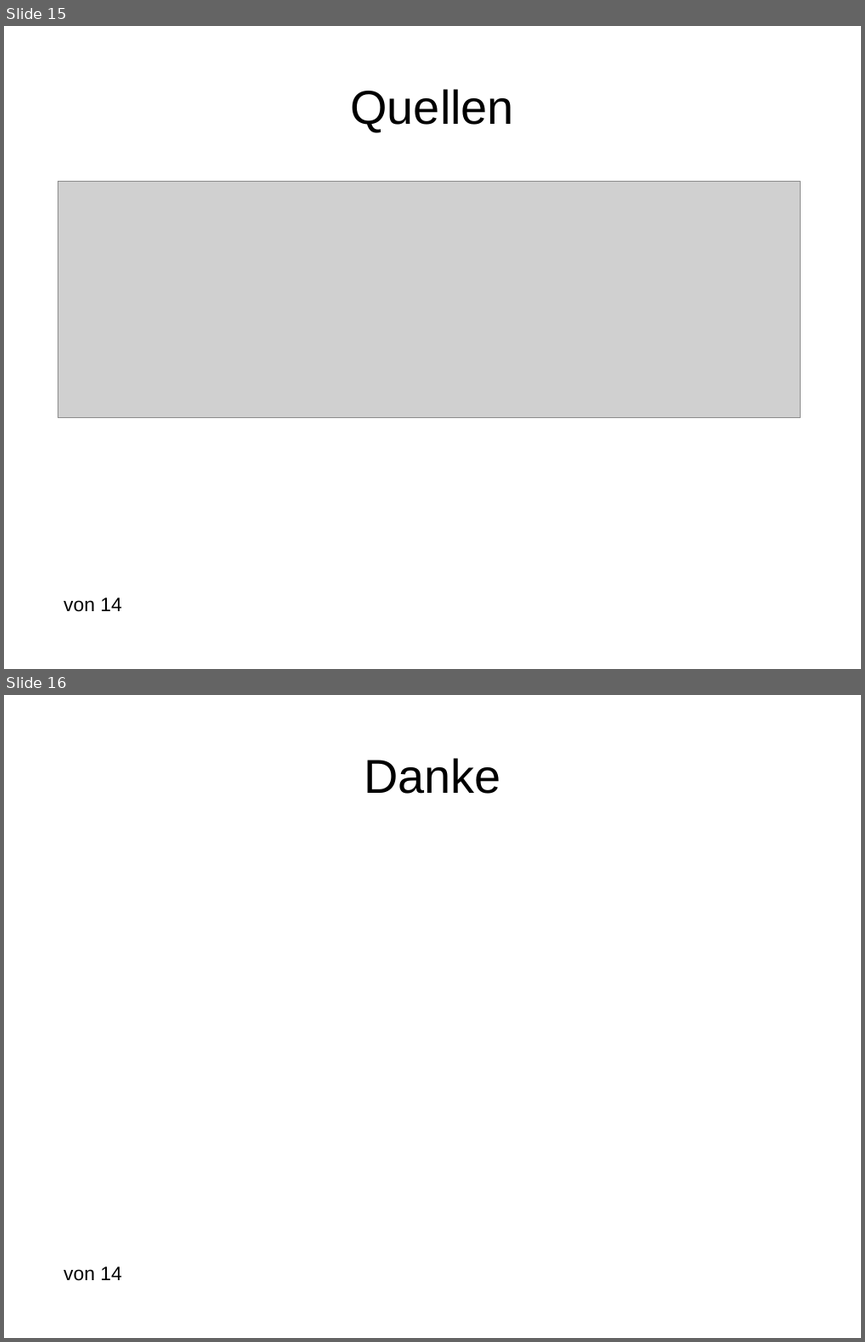
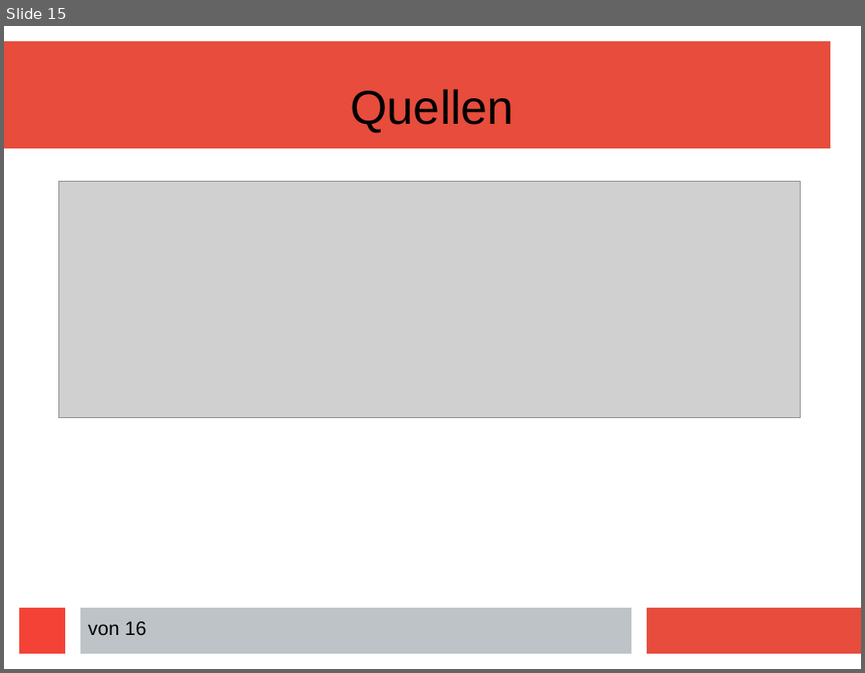
Before and after one commit to davidReward/robotik, a slide deck: praesi.pptx. Shown one above the other, each under a label of ours: slides 15 and 16 before the commit, slide 15 after it. The pictures are 865x1342 and 865x673 pixels, drawn with LibreOffice and Linux fonts; fonts in the diff are those of the drawing; grey boxes stand for pictures. Boxes give left, top, right and bottom in pixels: in the first picture for what was removed or moved away, otherwise in the second. Text is boxed around its words. In the diff, an @@ line names an element or a change of style, - is before the commit and + after.

```diff
--- a/praesi.pptx
+++ b/praesi.pptx
@@ slide 16 removed at (4, 695, 861, 1338), background #FFFFFF @@
@@ text removed at (364, 758, 500, 794) @@
-Danke
@@ text removed at (64, 1266, 121, 1281) @@
-von 14
@@ slide 15 changed as well @@
@@ rectangle added at (4, 41, 830, 149), fill #E74C3C @@
@@ rectangle added at (19, 607, 65, 653), fill #F44336 @@
@@ text removed at (64, 597, 121, 612) @@
-von 14
@@ rectangle added at (80, 607, 631, 653), fill #BDC3C7 @@
@@ rectangle added at (647, 607, 861, 653), fill #E74C3C @@
@@ text added at (88, 621, 146, 635), 18 pt, text #000000 @@
+von 16
```
Also in this commit, not shown: 14 other slides changed, 1 slide added.
